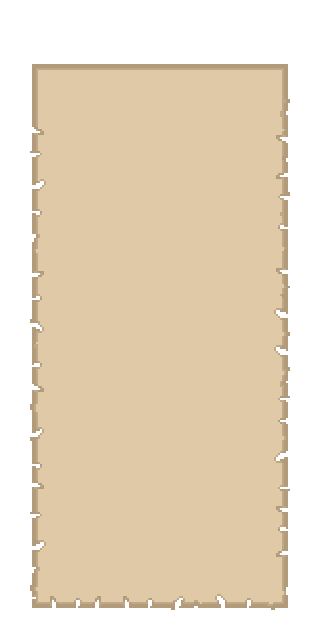
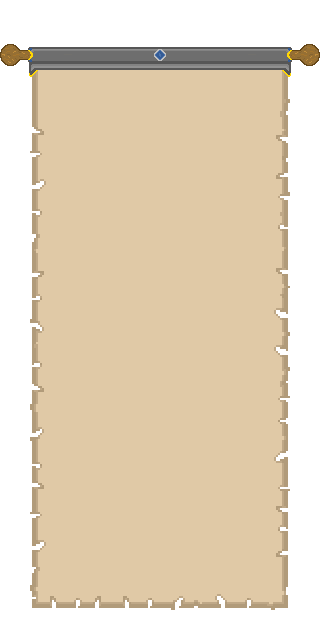
Layered file, before and after one edit (w=320, h=640). Changes by layer:
added layer "Handle" above "Map" over [0, 44, 320, 77]
